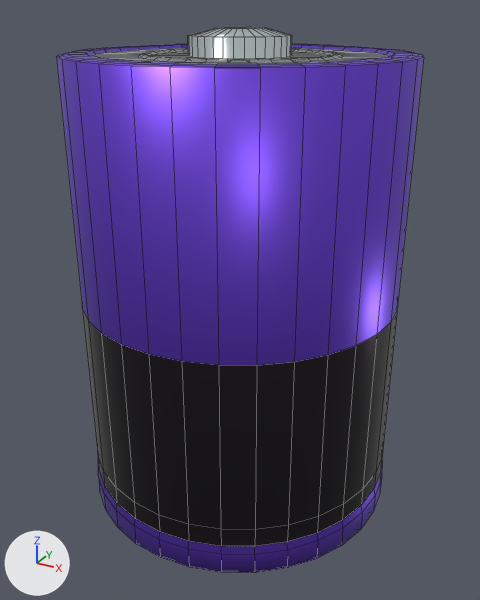
A saved change to the FBX model TEST-NAME/Assets/Orignal Assets/battery.fbx.
One viewpoint serves both versions: a camera (50 mm lens) standing at (0.671, -1.221, 0.589) and looking at (0.008, -0.015, -0.014). Arrows for +X, +Y and +Z are at lower left; the lights stay in place. Mesh edges are drawn as thin lines. Where no turn or scale is listed for an object, it has been applied to the vertices.
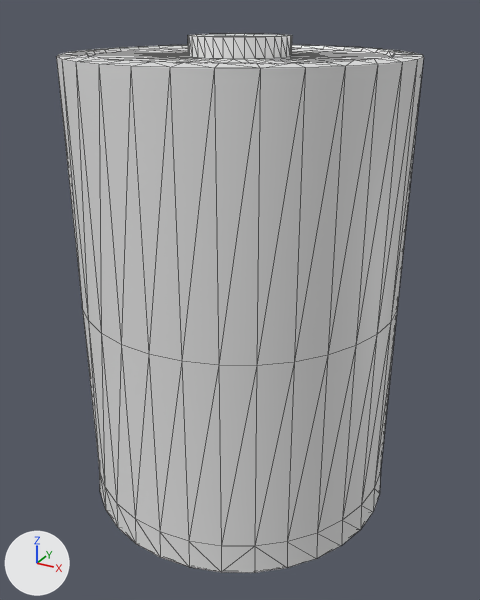
Where the newer file only moved an object's origin or applied its transform, the numbers keep the older frame.

What the commit changed:
Material 'battery' (mat_battery) is new.
Its base color is (0.8, 0.8, 0.8) (white #e7e7e7).
me_cylinder is used by ob_cylinder; location (0.0, 0.0, 0.0).
me_cylinder had 640 vertices, 610 faces and spanned x -0.354..0.354, y -0.354..0.354, z -0.504..0.553.
me_cylinder no longer uses material mat_aluminium (white #dbe7e7).
me_cylinder no longer uses material mat_blue_metal (purple #7c52e7).
me_cylinder no longer uses material mat_battery_metal (black #403c41).
me_cylinder now has 288 vertices, 572 faces and spans x -0.354..0.354, y -0.354..0.354, z -0.493..0.54.
me_cylinder part 1: 192 vertices removed from x -0.341..0.341, y -0.341..0.341, z 0.503..0.553.
me_cylinder part 2: 160 vertices removed from x -0.354..0.354, y -0.354..0.354, z -0.504..-0.374.
me_cylinder part 3: the surface is now shaded flat.
me_cylinder now uses material mat_battery (white #e7e7e7).

Boxes (x1, y1, x2, y2) around the edits, measured in the pictures (480 x 600 px):
'Cylinder', reshaped: before (56, 27, 424, 573); after (56, 33, 424, 573)
part 1 of me_cylinder, deleted: before (57, 27, 423, 68)
part 2 of me_cylinder, deleted (black): before (83, 310, 397, 573)
